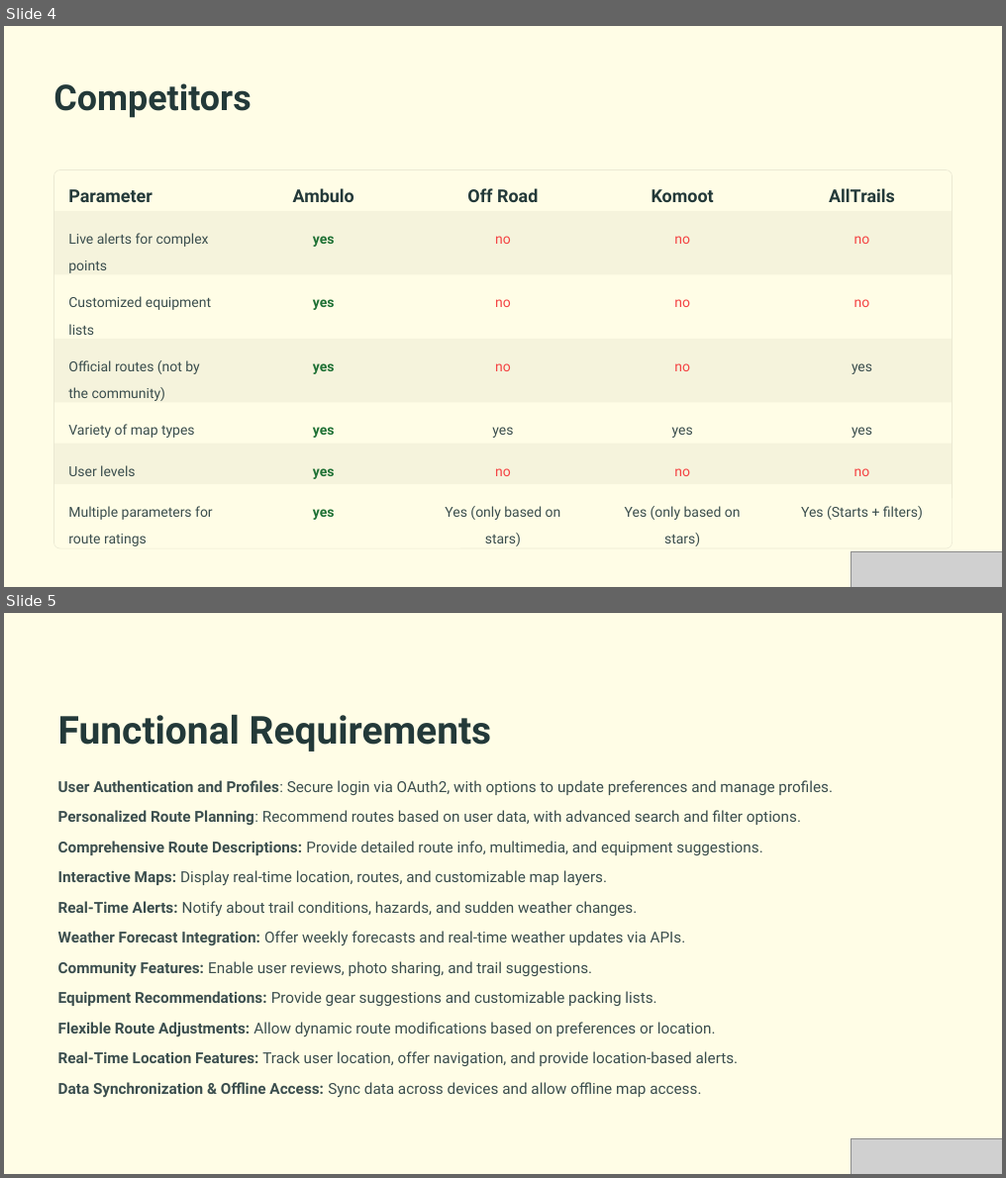
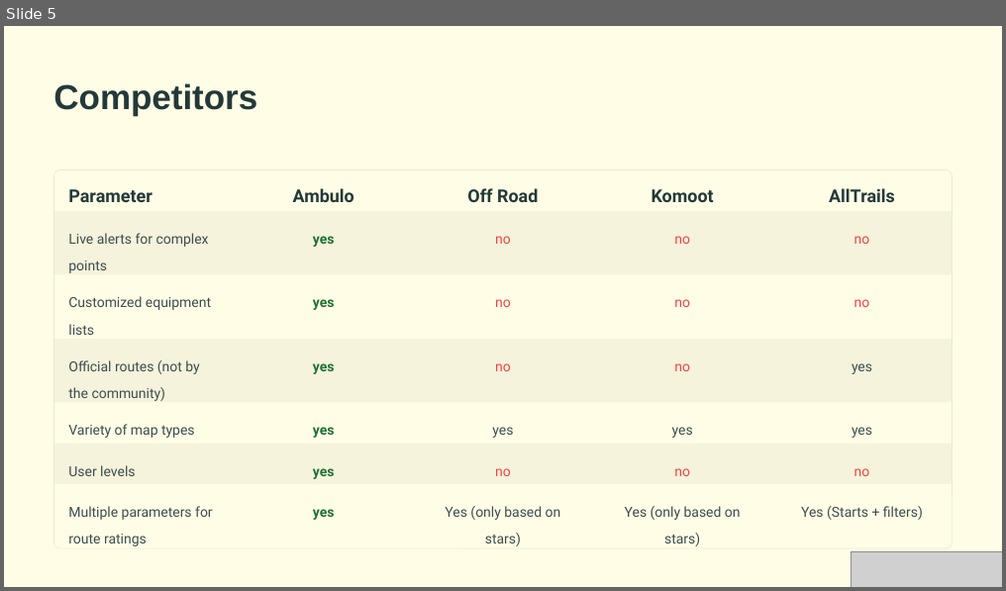
Before and after one commit to Danielbet21/Ambulo, a slide deck: Documents/Ambulo-Your-Personalized-Hiking-Companion.pptx. Shown one above the other, each under a label of ours: slides 4 and 5 before the commit, slide 5 after it. The pictures are 1006x1178 and 1006x591 pixels, drawn with LibreOffice and Linux fonts; fonts in the diff are those of the drawing; grey boxes stand for pictures; background and template pictures are left out. Boxes give left, top, right and bottom in pixels: in the first picture for what was removed or moved away, otherwise in the second. Text is boxed around its words. In the diff, an @@ line names an element or a change of style, - is before the commit and + after.

```diff
--- a/Documents/Ambulo-Your-Personalized-Hiking-Companion.pptx
+++ b/Documents/Ambulo-Your-Personalized-Hiking-Companion.pptx
@@ slide 5 removed at [4, 613, 1002, 1174], background #FFFFFF; not listed: 1 template element that a slide beside it also shows @@
@@ text removed at [58, 714, 492, 752] @@
-Functional Requirements
@@ text removed at [58, 780, 833, 795] @@
-User Authentication and Profiles: Secure login via OAuth2, with options to update preferences and manage profiles.
@@ text removed at [58, 810, 801, 825] @@
-Personalized Route Planning: Recommend routes based on user data, with advanced search and filter options.
@@ text removed at [58, 841, 762, 856] @@
-Comprehensive Route Descriptions: Provide detailed route info, multimedia, and equipment suggestions.
@@ text removed at [58, 870, 607, 886] @@
-Interactive Maps: Display real-time location, routes, and customizable map layers.
@@ text removed at [58, 901, 638, 917] @@
-Real-Time Alerts: Notify about trail conditions, hazards, and sudden weather changes.
@@ text removed at [58, 931, 686, 947] @@
-Weather Forecast Integration: Offer weekly forecasts and real-time weather updates via APIs.
@@ text removed at [58, 961, 592, 977] @@
-Community Features: Enable user reviews, photo sharing, and trail suggestions.
@@ text removed at [58, 991, 656, 1006] @@
-Equipment Recommendations: Provide gear suggestions and customizable packing lists.
@@ text removed at [58, 1022, 716, 1038] @@
-Flexible Route Adjustments: Allow dynamic route modifications based on preferences or location.
@@ text removed at [58, 1052, 739, 1066] @@
-Real-Time Location Features: Track user location, offer navigation, and provide location-based alerts.
@@ text removed at [58, 1082, 701, 1098] @@
-Data Synchronization & Offline Access: Sync data across devices and allow offline map access.
@@ picture removed at [850, 1139, 1002, 1174] @@
@@ what was slide 4 is now slide 5 @@
@@ slide 5 changed as well @@
@@ text "Competitors" at [54, 83, 257, 116]: size 41 to 40 pt, font Roboto to Arial @@
```
Also in this commit, not shown: 9 other slides changed, 1 slide added.
